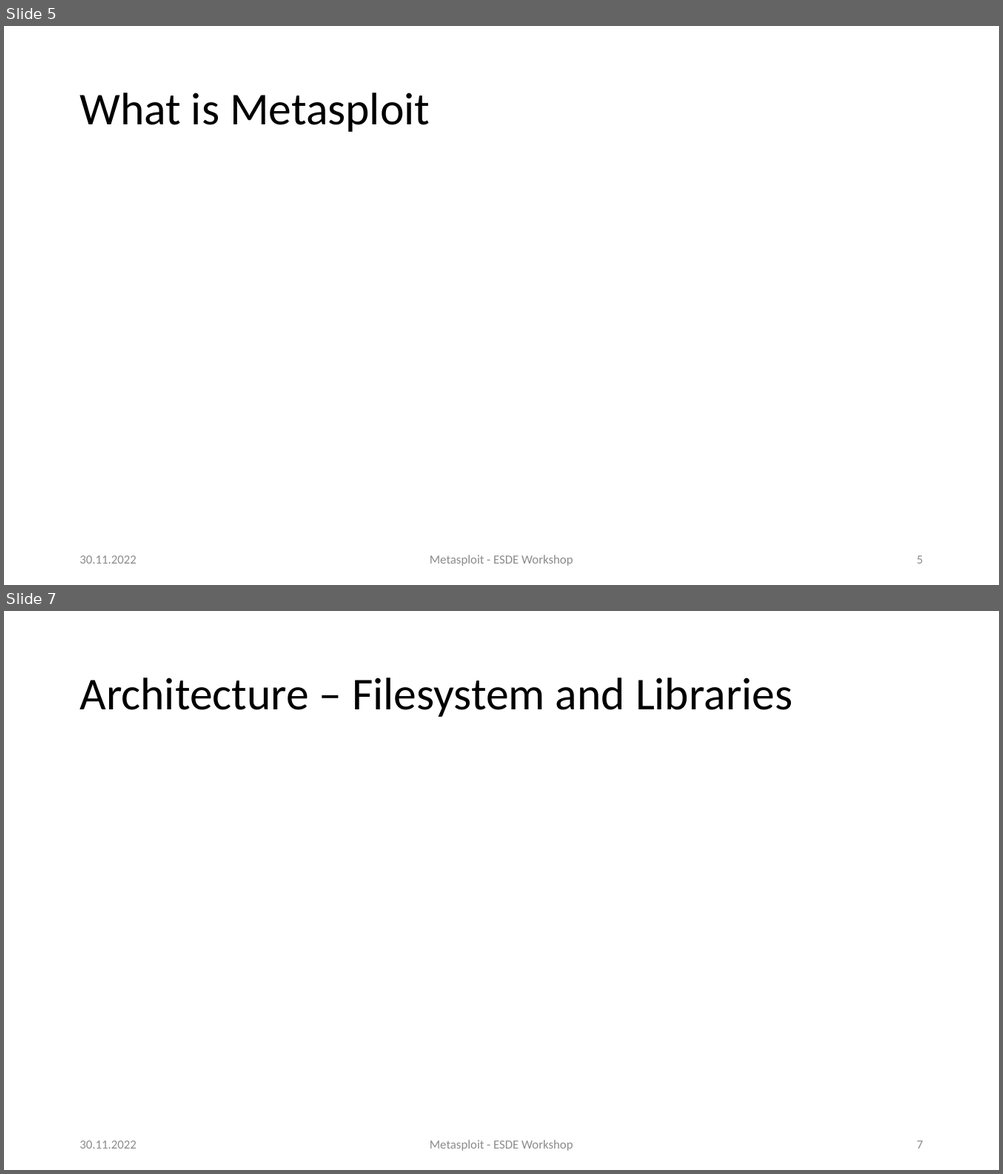
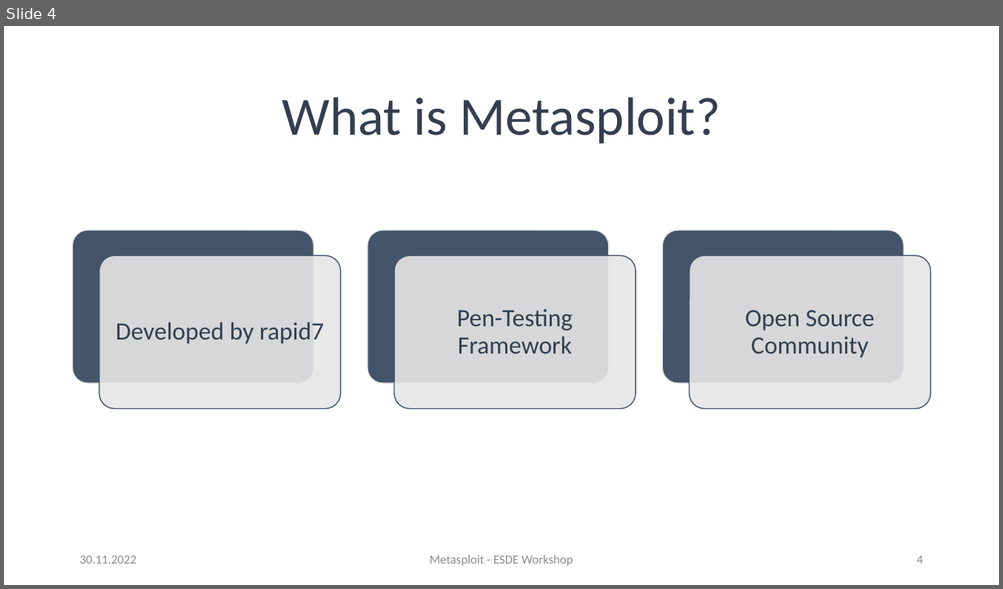
Before and after one commit to sebivenlo/ESDE_Metasploit_2022, a slide deck: presentation.pptx. Shown one above the other, each under a label of ours: slides 5 and 7 before the commit, slide 4 after it; the slides between them are not shown. The pictures are 1003x1174 and 1003x589 pixels, drawn with LibreOffice and Linux fonts; fonts in the diff are those of the drawing. Boxes give left, top, right and bottom in pixels: in the first picture for what was removed or moved away, otherwise in the second. Text is boxed around its words. In the diff, an @@ line names an element or a change of style, - is before the commit and + after.

```diff
--- a/presentation.pptx
+++ b/presentation.pptx
@@ slide 7 removed at [4,611,999,1170], background #FFFFFF @@
@@ title removed at [79,678,792,717] @@
-Architecture – Filesystem and Libraries
@@ text removed at [79,1141,136,1149] @@
-30.11.2022
@@ text removed at [430,1140,572,1151] @@
-Metasploit - ESDE Workshop
@@ page number removed at [916,1141,922,1149] @@
-7
@@ what was slide 5 is now slide 4 @@
@@ slide 4 changed as well @@
@@ title at [282,97,720,144]: text changed; size 44 to 52 pt; text colour #000000 to #333F50 @@
-What is Metasploit
+What is Metasploit?
@@ group added at [73,230,930,409]: 6 rounded rectangles, 3 texts @@
+Developed by rapid7
+Pen-Testing Framework
+Open Source Community
@@ page number at [916,556,922,564]: text changed @@
-5
+4
```
Also in this commit, not shown: 9 other slides changed, 9 other slides removed.
